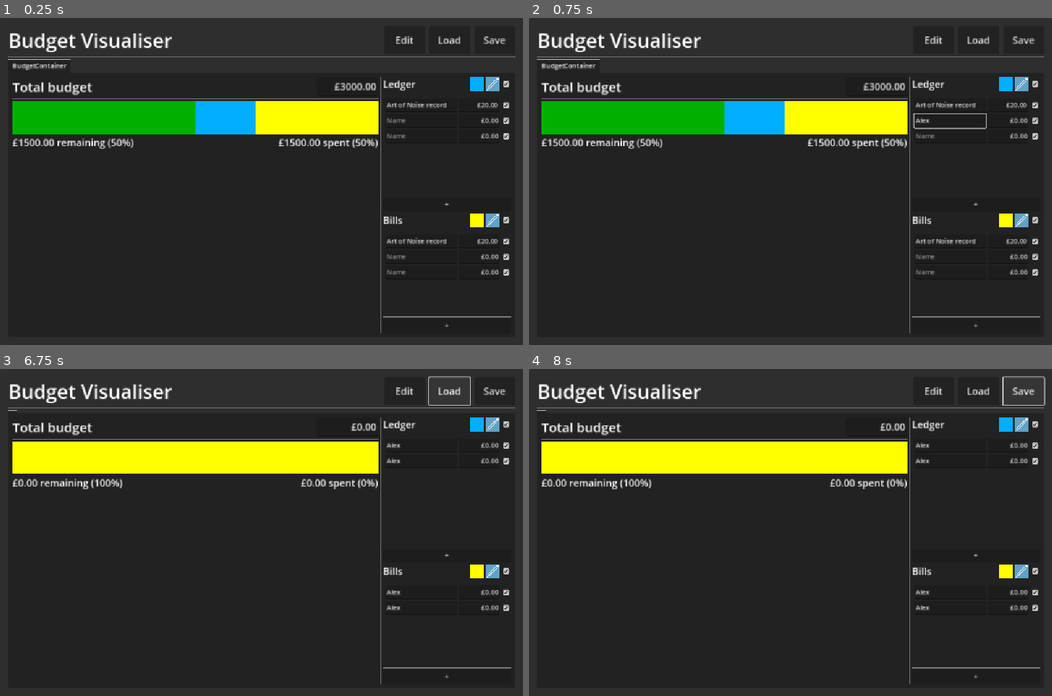
Above: before the commit, frames 1-4 (two rows, left to right).
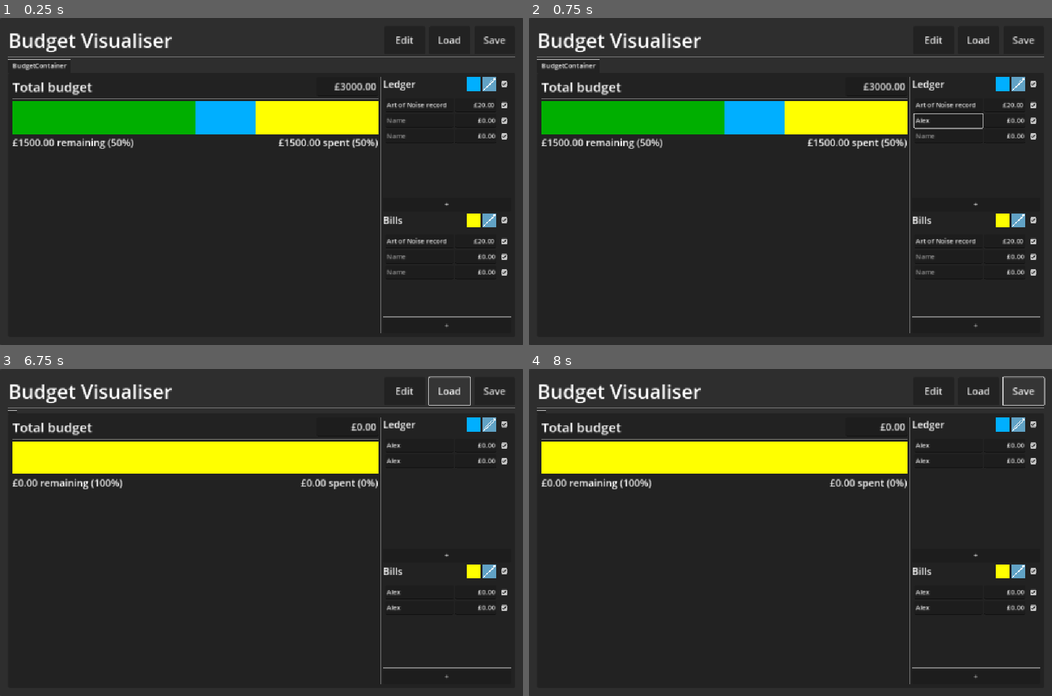
Above: after the commit, the same moments.

Repository: phrasmotica/budget-visualiser
Game: Godot game, scene res://app.tscn
Same seed, same stepped clock (60 frames per second), same inputs: the game is played once before the commit and once after it.
Inputs (mouse positions are in pixels of both pictures, inside the frame that each line leads up to):
- Up to frame 1 (0.25 s): no input
- Up to frame 2 (0.75 s): click (947, 119) at 0.52 s; type "Alex" at 0.6 s
- Up to frame 3 (6.75 s): click (418, 486) at 0.75 s; type "Alex" at 0.83 s; click (418, 607) at 0.98 s; type "Alex" at 1.07 s; click (418, 624) at 1.27 s; type "Alex" at 1.35 s; click "Edit" at 2 s; click (261, 529) at 2.77 s; type "Alex" at 2.85 s; click (491, 434) at 3.52 s; click (507, 434) at 4.27 s; click "+" at 5 s; click "Cancel" at 5.75 s; click "Load" at 6.5 s
- Up to frame 4 (8 s): click "Save" at 7.25 s

The runs differ from the first frame. In frame 1, 0.7% of the frame differs, in the area x 89-98%, y 18-79%; in frame 2, 0.7%, in the area x 86-98%, y 18-79%; in frame 3, 0.5%; in frame 4, 0.5%.

Commit message:
Use texture button as base control for delete button. Use a trash can icon for it

Diff:
--- a/scenes/check_box_or_delete_button.tscn
+++ b/scenes/check_box_or_delete_button.tscn
@@ -4,7 +4,7 @@
 [ext_resource type="PackedScene" uid="uid://ciumafdorrhly" path="res://scenes/delete_button.tscn" id="1_tjopt"]
 
 [node name="CheckBoxOrDeleteButton" type="HBoxContainer"]
-custom_minimum_size = Vector2(24, 0)
+custom_minimum_size = Vector2(32, 32)
 alignment = 1
 script = ExtResource("1_khfk5")
 
--- a/scenes/delete_button.tscn
+++ b/scenes/delete_button.tscn
@@ -1,11 +1,19 @@
-[gd_scene load_steps=2 format=3 uid="uid://ciumafdorrhly"]
+[gd_scene load_steps=5 format=3 uid="uid://ciumafdorrhly"]
 
 [ext_resource type="Theme" uid="uid://gho3l34xmwce" path="res://themes/theme_default.tres" id="1_n7sy5"]
+[ext_resource type="Texture2D" uid="uid://cg8yd2s8ipaw2" path="res://assets/sprites/trash-can.png" id="2_5oxcg"]
+[ext_resource type="Texture2D" uid="uid://id8qmj6thcd2" path="res://assets/sprites/trash-can-pressed.png" id="3_lqqm4"]
+[ext_resource type="Texture2D" uid="uid://cjjesqv30voxi" path="res://assets/sprites/trash-can-hover.png" id="4_g5804"]
 
-[node name="DeleteButton" type="Button"]
-custom_minimum_size = Vector2(24, 0)
+[node name="DeleteButton" type="TextureButton"]
+custom_minimum_size = Vector2(32, 32)
 offset_right = 24.0
 offset_bottom = 31.0
+mouse_default_cursor_shape = 2
 theme = ExtResource("1_n7sy5")
 theme_type_variation = &"DeleteButton"
-text = "X"
+texture_normal = ExtResource("2_5oxcg")
+texture_pressed = ExtResource("3_lqqm4")
+texture_hover = ExtResource("4_g5804")
+ignore_texture_size = true
+stretch_mode = 0
--- a/scripts/check_box_or_delete_button.gd
+++ b/scripts/check_box_or_delete_button.gd
@@ -23,7 +23,7 @@
 		update_mode()
 
 @onready
-var delete_button: Button = %DeleteButton
+var delete_button: TextureButton = %DeleteButton
 
 @onready
 var check_box: Button = %CheckBox
Binary file added: assets/sprites/trash-can-hover.png
Not shown, added: assets/sprites/trash-can-hover.png.import
Binary file added: assets/sprites/trash-can-pressed.png
Not shown, added: assets/sprites/trash-can-pressed.png.import
Binary file added: assets/sprites/trash-can.png
Not shown, added: assets/sprites/trash-can.png.import
Not shown, changed: credits.md
